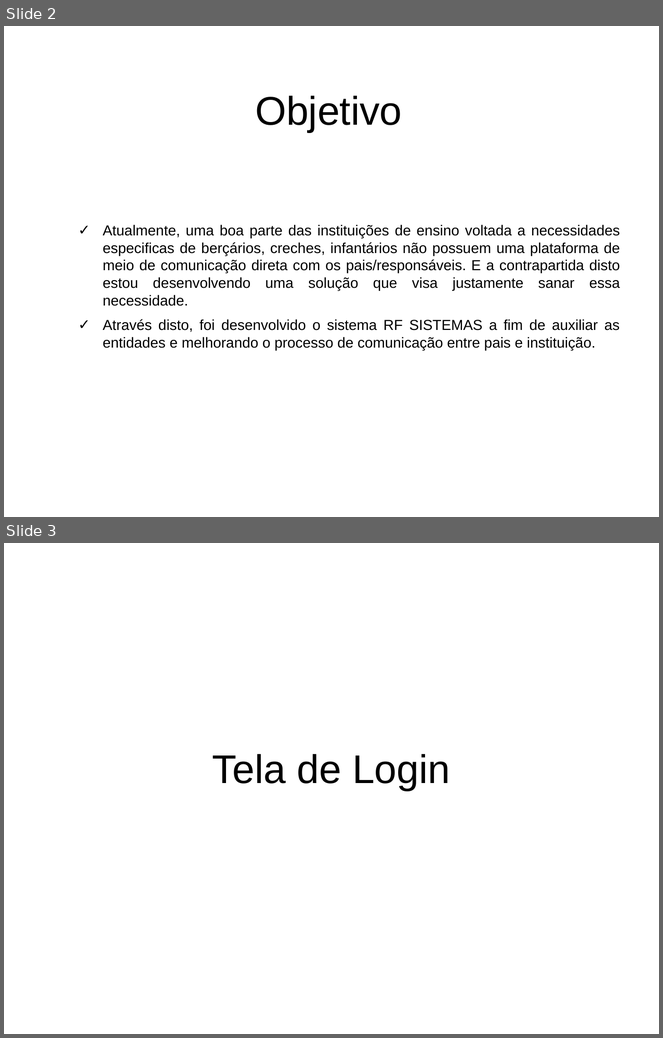
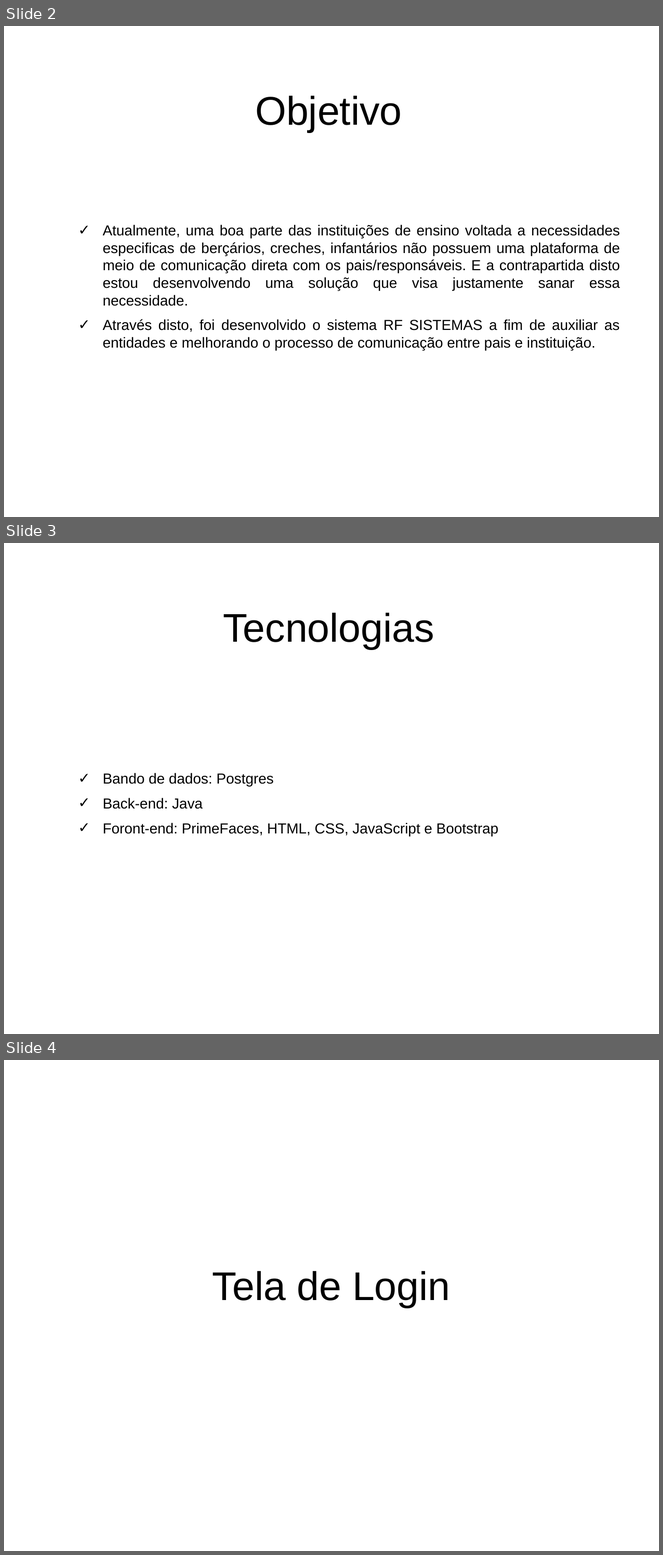
Before and after one commit to rodrigo-fernandes/ProjSoftware2, a slide deck: 2018-06-25 a 2018-06-29 rodada de demonstracao/RFSistema_Rodrigo_Fernandes.ppt. Shown one above the other, each under a label of ours: slides 2 and 3 before the commit, slides 2, 3 and 4 after it. The pictures are 663x1038 and 663x1555 pixels, drawn with LibreOffice and Linux fonts; fonts in the diff are those of the drawing; background and template pictures are left out. Boxes give left, top, right and bottom in pixels: in the first picture for what was removed or moved away, otherwise in the second. Text is boxed around its words. In the diff, an @@ line names an element or a change of style, - is before the commit and + after.

```diff
--- a/2018-06-25 a 2018-06-29 rodada de demonstracao/RFSistema_Rodrigo_Fernandes.ppt
+++ b/2018-06-25 a 2018-06-29 rodada de demonstracao/RFSistema_Rodrigo_Fernandes.ppt
@@ slide 3 added at <box>4,543,659,1034</box>, background picture (left out) @@
@@ title added at <box>223,613,435,650</box>, 44 pt, text #000000 @@
+Tecnologias
@@ subtitle added at <box>103,773,499,836</box>, 16 pt, text #000000 @@
+✓ Bando de dados: Postgres
+✓ Back-end: Java
+✓ Foront-end: PrimeFaces, HTML, CSS, JavaScript e Bootstrap
@@ what was slide 3 is now slide 4 @@
```
Also in this commit, not shown: 1 other file.
